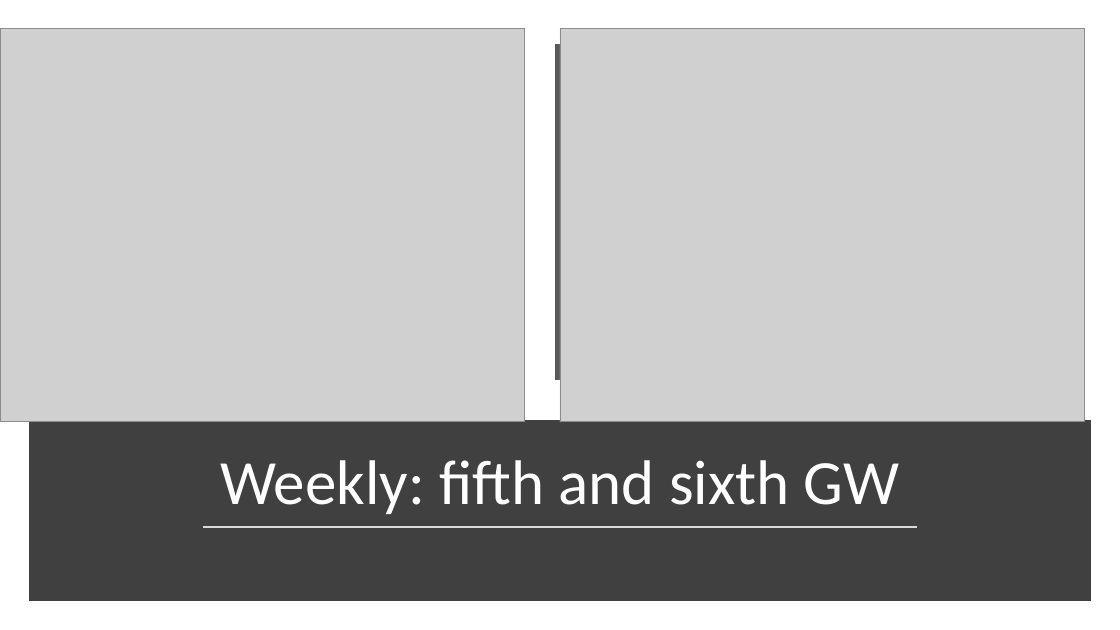
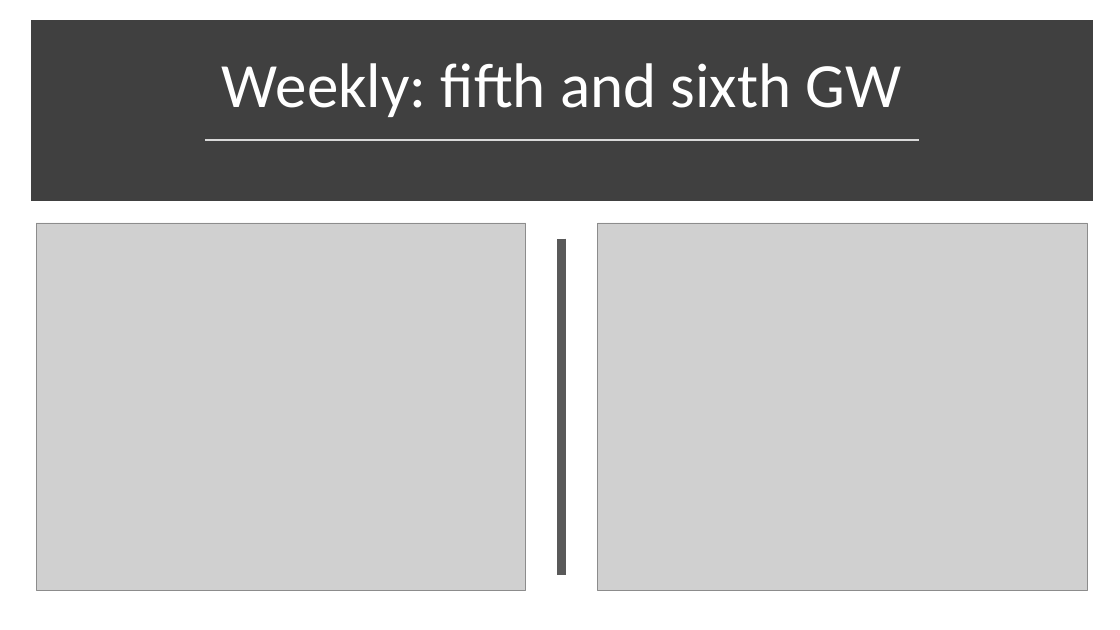
Before and after one commit to jacopomv/Unidata_analysis, a slide deck: slide 8 of OutGW2day-month-week.pptx. Drawn at 1120x630 pixels with LibreOffice and Linux fonts; fonts in the diff are those of the drawing; grey boxes stand for pictures. Boxes give left, top, right and bottom in pixels: in the first picture for what was removed or moved away, otherwise in the second. Text is boxed around its words. In the diff, an @@ line names an element or a change of style, - is before the commit and + after.

```diff
--- a/OutGW2day-month-week.pptx
+++ b/OutGW2day-month-week.pptx
@@ rectangle: place and size @@
-rectangle at bbox=[34, 426, 1086, 596]
+rectangle at bbox=[36, 26, 1087, 196]
@@ title "Weekly: fifth and sixth GW": place and size @@
-title "Weekly: fifth and sixth GW" at bbox=[220, 460, 900, 514]
+title "Weekly: fifth and sixth GW" at bbox=[222, 63, 902, 117]
@@ line moved from (203, 528) - (918, 528) to (205, 139) - (919, 139) @@
@@ picture: place and size @@
-picture at bbox=[0, 29, 525, 423]
+picture at bbox=[36, 223, 526, 590]
@@ line moved from (560, 44) - (560, 380) to (562, 239) - (562, 575) @@
@@ picture: place and size @@
-picture at bbox=[560, 29, 1086, 423]
+picture at bbox=[598, 223, 1088, 590]
```
Also in this commit, not shown: 8 other slides changed, 43 other files.
